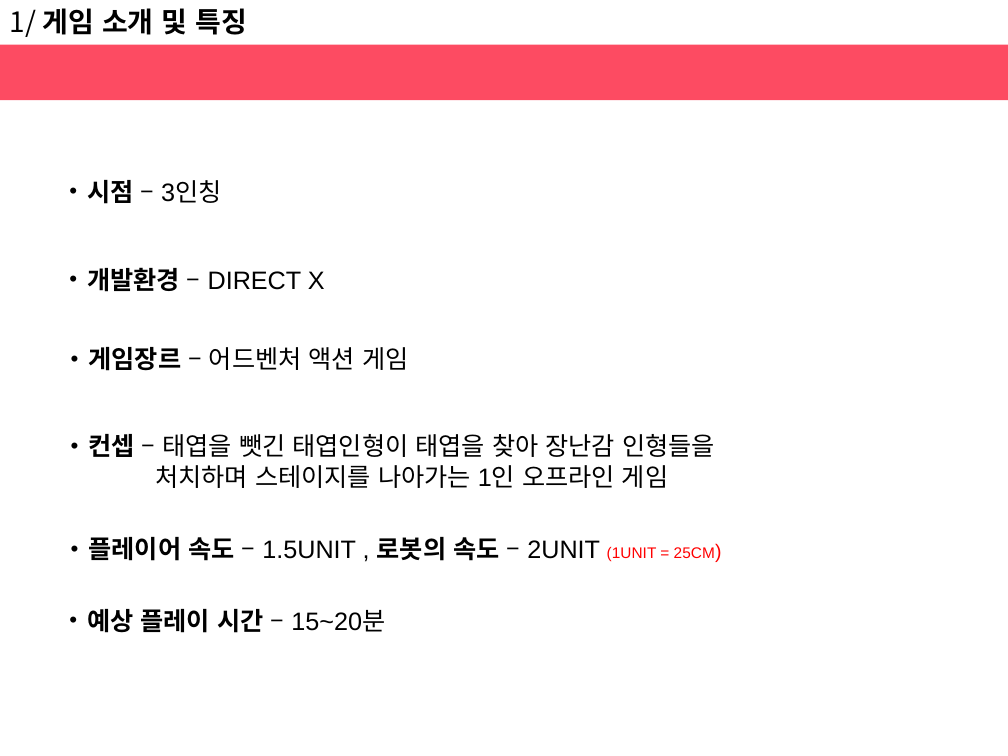
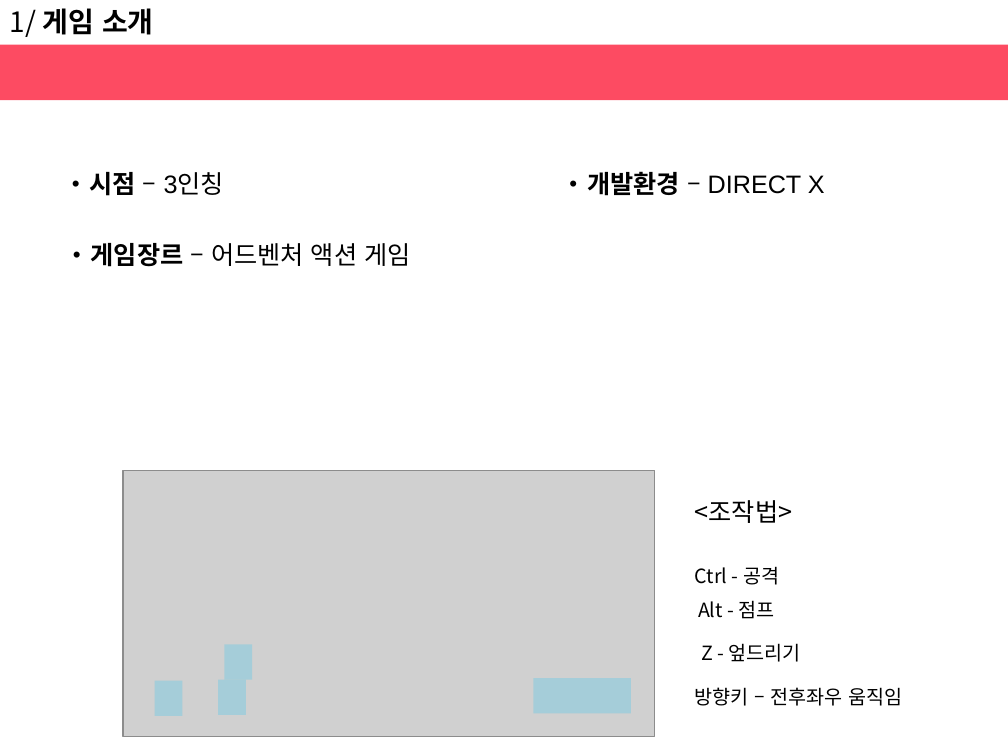
Before and after one commit to haeunjung/Team_Project, a slide deck: slide 4 of 기획문서/게임 제안서.pptx (slide 5 before the commit). Drawn at 1008x756 pixels with LibreOffice and Linux fonts; fonts in the diff are those of the drawing; grey boxes stand for pictures. Boxes give left, top, right and bottom in pixels: in the first picture for what was removed or moved away, otherwise in the second. Text is boxed around its words. In the diff, an @@ line names an element or a change of style, - is before the commit and + after.

Commit message:
12.14
목차, 게임의 차별성, 소개 수정

```diff
--- a/기획문서/게임 제안서.pptx
+++ b/기획문서/게임 제안서.pptx
@@ text at bbox=[10, 8, 154, 37]: text changed @@
-1/ 게임 소개 및 특징
+1/ 게임 소개
@@ text "시점 – 3인칭": place and size @@
-text "시점 – 3인칭" at bbox=[87, 180, 221, 204]
+text "시점 – 3인칭" at bbox=[90, 172, 224, 196]
@@ text "개발환경 – DIRECT X": place and size @@
-text "개발환경 – DIRECT X" at bbox=[87, 267, 325, 292]
+text "개발환경 – DIRECT X" at bbox=[587, 171, 825, 196]
@@ text "게임장르 – 어드벤처 액션 게임": place and size @@
-text "게임장르 – 어드벤처 액션 게임" at bbox=[88, 347, 408, 371]
+text "게임장르 – 어드벤처 액션 게임" at bbox=[91, 243, 410, 267]
@@ text removed at bbox=[88, 434, 715, 488] @@
-• 컨셉 – 태엽을 뺏긴 태엽인형이 태엽을 찾아 장난감 인형들을
-처치하며 스테이지를 나아가는 1인 오프라인 게임
@@ picture added at bbox=[123, 470, 655, 736] @@
@@ text added at bbox=[695, 500, 793, 523], 18 pt, text #000000 @@
+<조작법>
@@ text removed at bbox=[88, 537, 715, 561] @@
-• 플레이어 속도 – 1.5UNIT , 로봇의 속도 – 2UNIT (1UNIT = 25CM)
@@ text added at bbox=[695, 566, 779, 585], 14 pt, text #000000 @@
+Ctrl - 공격
@@ text removed at bbox=[87, 609, 385, 633] @@
-• 예상 플레이 시간 – 15~20분
@@ text added at bbox=[698, 600, 775, 619], 14 pt, text #000000 @@
+Alt - 점프
@@ rectangle added at bbox=[225, 644, 253, 679], fill #93CDDD at 70% opacity @@
@@ text added at bbox=[701, 643, 800, 662], 14 pt, text #000000 @@
+Z - 엎드리기
@@ rectangle added at bbox=[155, 680, 183, 716], fill #93CDDD at 70% opacity @@
@@ rectangle added at bbox=[219, 679, 247, 715], fill #93CDDD at 70% opacity @@
@@ rectangle added at bbox=[533, 678, 631, 714], fill #93CDDD at 70% opacity @@
@@ text added at bbox=[695, 687, 902, 706], 14 pt, text #000000 @@
+방향키 – 전후좌우 움직임
```
Also in this commit, not shown: 11 other slides changed, 2 slides added, 2 slides removed.
